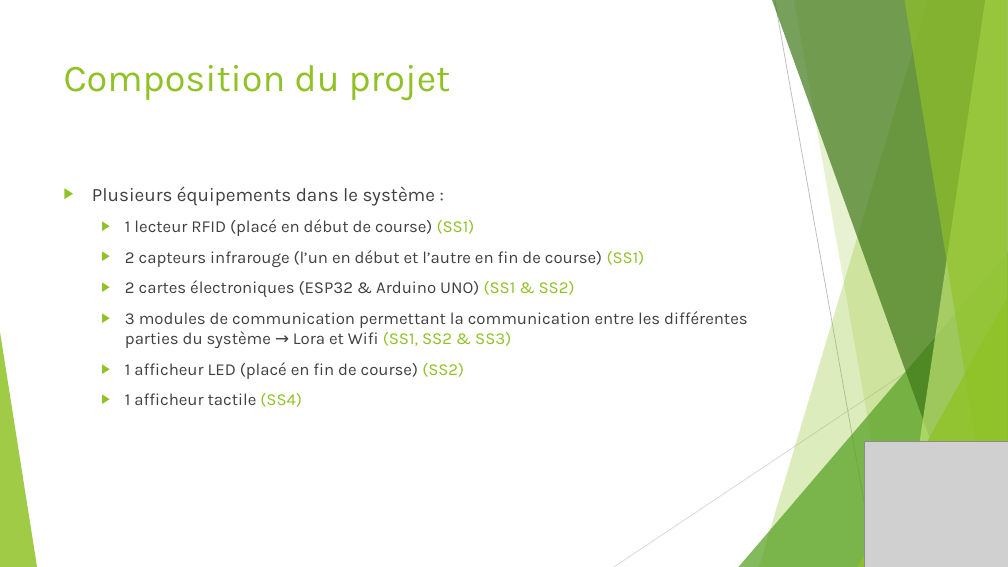
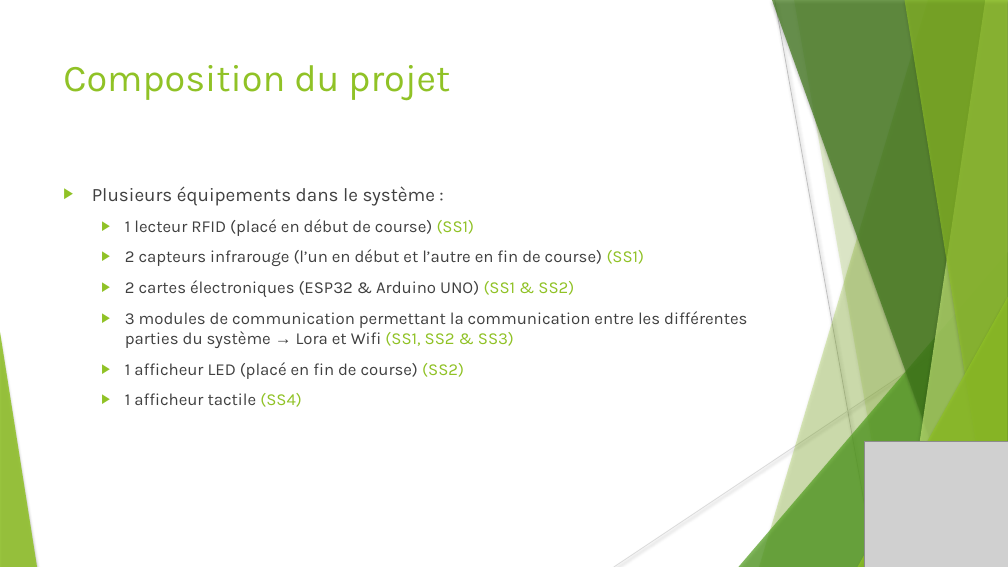
Before and after one commit to hugo-gclvs/Chrono-Luge, a slide deck: slide 4 of 4-Rapports/Projet technique revue 2 Clément.pptx. Drawn at 1008x567 pixels with LibreOffice and Linux fonts; fonts in the diff are those of the drawing; grey boxes stand for pictures. Boxes give left, top, right and bottom in pixels: in the first picture for what was removed or moved away, otherwise in the second. Text is boxed around its words. In the diff, an @@ line names an element or a change of style, - is before the commit and + after.

```diff
--- a/4-Rapports/Projet technique revue 2 Clément.pptx
+++ b/4-Rapports/Projet technique revue 2 Clément.pptx
@@ line (775, 0) - (876, 567): stroke #BFBFBF 0.75 pt to #BFBFBF 0.74 pt @@
@@ freeform shape at (x1=794, y1=0, x2=1008, y2=567): shadow on; outline redrawn @@
@@ text at (x1=92, y1=186, x2=747, y2=348): font Karla to Arial in "→"; indent changed @@
@@ shadow on in 6 elements at (x1=759, y1=0, x2=1008, y2=567), (x1=739, y1=252, x2=1008, y2=567), (x1=772, y1=0, x2=1008, y2=567), (x1=901, y1=0, x2=1008, y2=567), (x1=904, y1=0, x2=1008, y2=567), (x1=858, y1=297, x2=1008, y2=567) @@
@@ line (1008, 305) - (614, 567): stroke #D9D9D9 0.75 pt to #D9D9D9 0.74 pt @@
```
Also in this commit, not shown: 10 other slides changed, 2 slides added.
